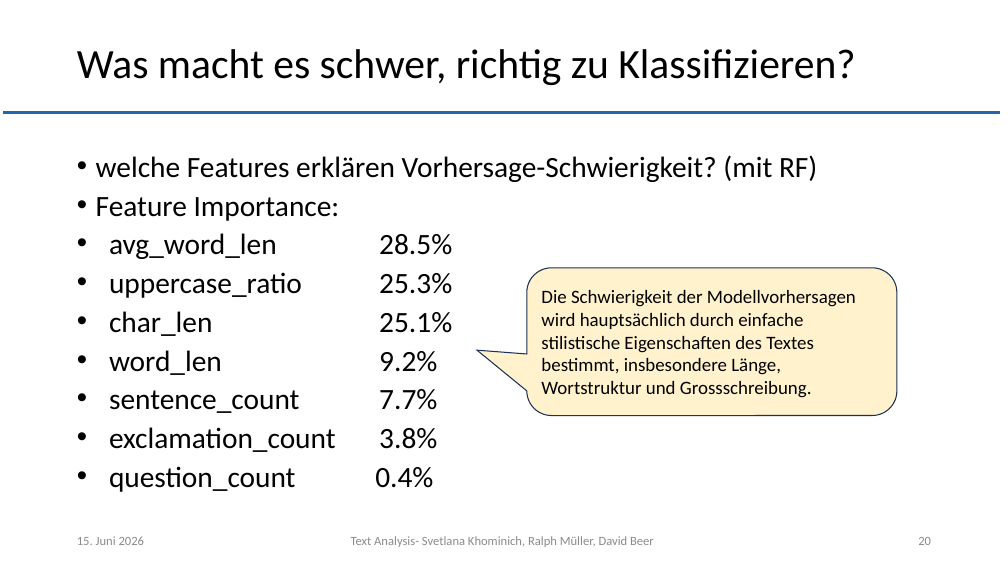
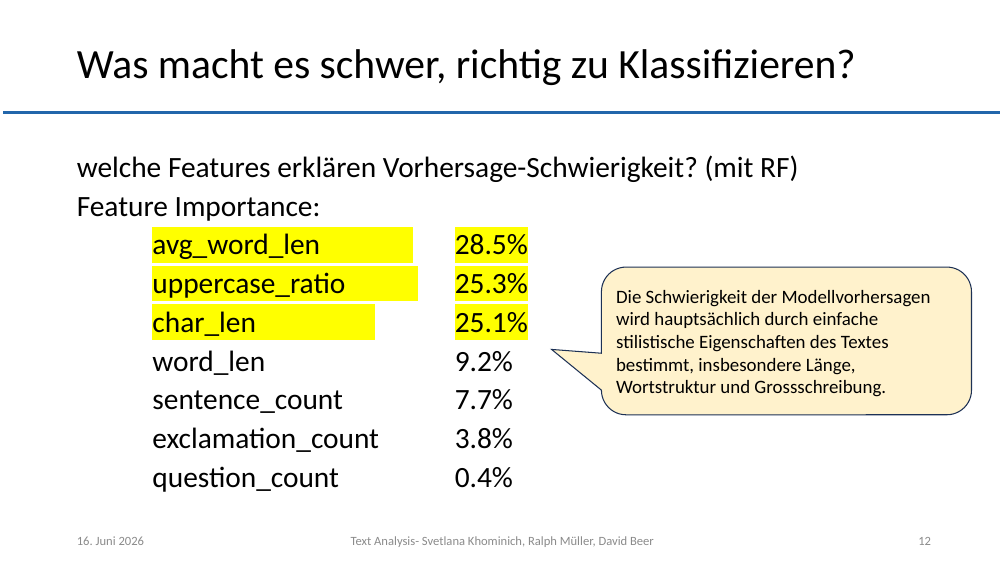
Before and after one commit to muellR/text_analysis, a slide deck: slide 12 of presentation/ln_text_analysis.pptx (slide 20 before the commit). Drawn at 1008x567 pixels with LibreOffice and Linux fonts; fonts in the diff are those of the drawing; background and template pictures are left out. Boxes give left, top, right and bottom in pixels: in the first picture for what was removed or moved away, otherwise in the second. Text is boxed around its words. In the diff, an @@ line names an element or a change of style, - is before the commit and + after.

```diff
--- a/presentation/ln_text_analysis.pptx
+++ b/presentation/ln_text_analysis.pptx
@@ text "welche Features erklären Vorhersage-Schwierigkeit? (mit ..." at (x1=77, y1=155, x2=798, y2=492): highlight none to #FFFF00 in "avg_word_len 28.5%", "uppercase_ratio 25.3%", "char_len 25.1%"; bullet • to none @@
@@ rounded speech box "Die Schwierigkeit der Modellvorhersagen wird ..." moved from (x1=527, y1=268, x2=898, y2=415) to (x1=602, y1=267, x2=972, y2=414) @@
@@ page number at (x1=918, y1=537, x2=931, y2=545): text changed @@
-20
+12
```
Also in this commit, not shown: 18 other slides changed, 1 slide removed, 3 other files.
